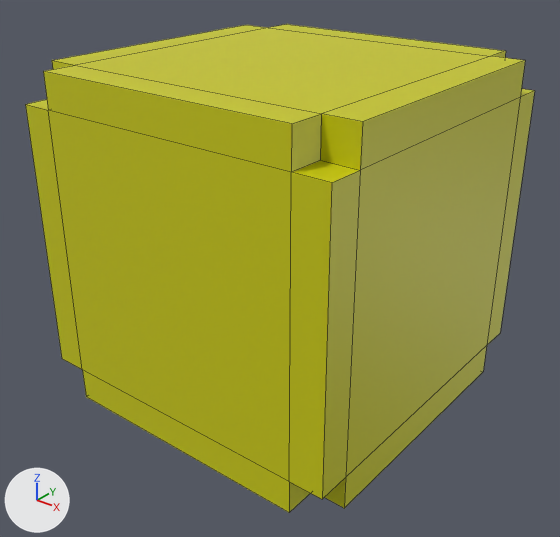
A saved change to the Blender file assets/ship_parts/storage_module/storage_module.blend.
The view is the same before and after, from a camera (50 mm lens) standing at (2.64, -3.37, 1.82) and looking at (0.03, -0.11, -0.2). Arrows for +X, +Y and +Z are at lower left; the lights stay in place. Mesh edges are drawn as thin lines.

Before the edit, the objects in view are built like this:
```python
me_cube = bpy.data.meshes.new('Cube')
me_cube.from_pydata(...)  # 56 vertices, 54 faces; spans x -1.0..1.0, y -1.0..1.0, z -1.0..1.0
me_cube.materials.append(mat_material)  # picture img_storage_texture_png
ob_cube = bpy.data.objects.new('Cube', me_cube)
ob_cube.location = (0.0, 0.0, 0.0)
```
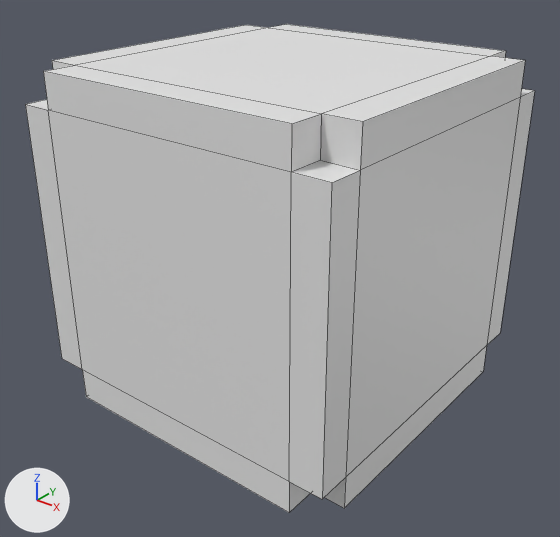
Changed parts and their boxes [x1, y1, x2, y2] in the pictures (560 x 537 px):
'Cube', recoloured (yellow to grey): [25, 24, 535, 512] in both

What changed in the scene script:
```text
Change me_cube:
    where me_cube.from_pydata(...)  # 56 vertices, 54 faces; spans x -1.0..1.0, y -1.0..1.0, z -1.0..1.0
    remove me_cube.materials.append(mat_material)  # picture img_storage_texture_png
```
